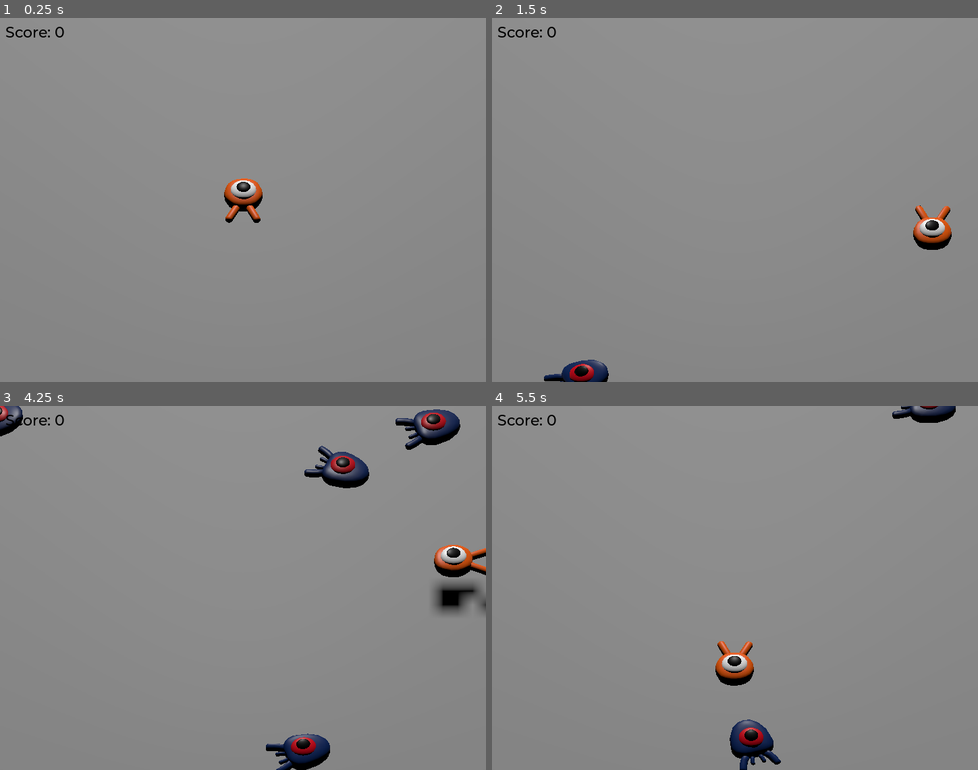
Above: before the commit, frames 1-4 (two rows, left to right).
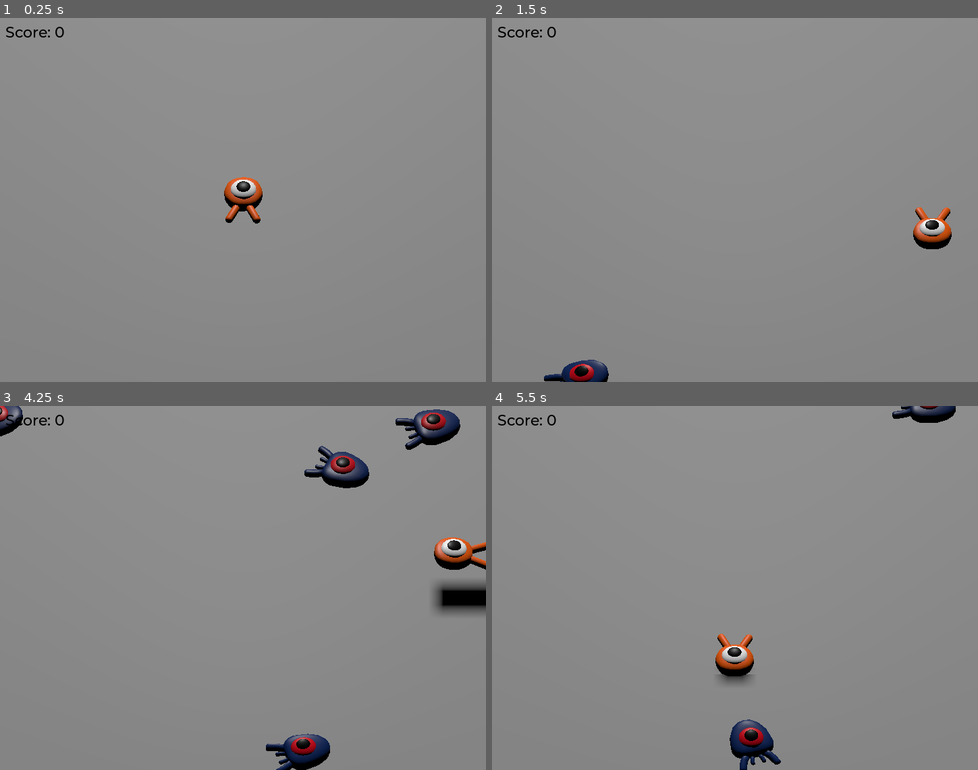
Above: after the commit, the same moments.

Repository: marleeeeeey/godot_exmples
Game: Godot game, scene res://scenes/main.tscn
Same seed, same stepped clock (60 frames per second), same inputs: the game is played once before the commit and once after it.
Inputs:
- Up to frame 1 (0.25 s): no input
- Up to frame 2 (1.5 s): tap Enter (ui_accept) at 0.5 s; hold D (move_right) 0.53-1.28 s; tap Space (jump) at 0.77 s; hold S (move_back) from 1.28 s (still down)
- Up to frame 3 (4.25 s): tap Space (jump) at 1.52, 3.02, 3.77 s; release S (move_back) at 2.03 s; hold D (move_right) 2.03-2.78 s; hold W (move_forward) 2.78-3.53 s; hold A (move_left) from 3.53 s (still down)
- Up to frame 4 (5.5 s): tap Space (jump) at 4.52 s; release A (move_left) at 5.03 s; hold S (move_back) from 5.03 s (still down)

The runs differ from the first frame. In frame 1, less than 0.1% of the frame differs, in the area x 46-55%, y 43-57%; in frame 2, 0.2%; in frame 3, 1.2%, in the area x 89-100%, y 36-58%; in frame 4, 0.9%.

Commit message:
Add initial animation to player.

Diff:
--- a/004_first_3d_game/scenes/main.tscn
+++ b/004_first_3d_game/scenes/main.tscn
@@ -113,7 +113,7 @@
 anchor_bottom = 1.0
 grow_horizontal = 2
 grow_vertical = 2
-color = Color(0.0431373, 0.00392157, 0.00392157, 1)
+color = Color(0, 0, 0, 0.576471)
 
 [node name="Label" type="Label" parent="UserInterface/Retry"]
 layout_mode = 1
--- a/004_first_3d_game/scenes/player.tscn
+++ b/004_first_3d_game/scenes/player.tscn
@@ -9,6 +9,68 @@
 [sub_resource type="CylinderShape3D" id="CylinderShape3D_4kixi"]
 height = 0.2
 radius = 1.054
+
+[sub_resource type="Animation" id="Animation_pvfip"]
+resource_name = "float"
+length = 1.2
+loop_mode = 1
+tracks/0/type = "value"
+tracks/0/imported = false
+tracks/0/enabled = true
+tracks/0/path = NodePath("Pivot/Character:position")
+tracks/0/interp = 1
+tracks/0/loop_wrap = true
+tracks/0/keys = {
+"times": PackedFloat32Array(0.3, 0.7, 1.2),
+"transitions": PackedFloat32Array(1, 1, 1),
+"update": 0,
+"values": [Vector3(0, 0, 0), Vector3(0, 0.65, 0), Vector3(0, 0.35, 0)]
+}
+tracks/1/type = "value"
+tracks/1/imported = false
+tracks/1/enabled = true
+tracks/1/path = NodePath("Pivot/Character:rotation")
+tracks/1/interp = 1
+tracks/1/loop_wrap = true
+tracks/1/keys = {
+"times": PackedFloat32Array(0.1, 0.5, 1.2),
+"transitions": PackedFloat32Array(1, 1, 1),
+"update": 0,
+"values": [Vector3(0, 0, 0), Vector3(0.139626, 0, 0), Vector3(-0.15708, 0, 0)]
+}
+
+[sub_resource type="Animation" id="Animation_56vnw"]
+length = 0.001
+tracks/0/type = "value"
+tracks/0/imported = false
+tracks/0/enabled = true
+tracks/0/path = NodePath("Pivot/Character:position")
+tracks/0/interp = 1
+tracks/0/loop_wrap = true
+tracks/0/keys = {
+"times": PackedFloat32Array(0),
+"transitions": PackedFloat32Array(1),
+"update": 0,
+"values": [Vector3(0, 0, 0)]
+}
+tracks/1/type = "value"
+tracks/1/imported = false
+tracks/1/enabled = true
+tracks/1/path = NodePath("Pivot/Character:rotation")
+tracks/1/interp = 1
+tracks/1/loop_wrap = true
+tracks/1/keys = {
+"times": PackedFloat32Array(0),
+"transitions": PackedFloat32Array(1),
+"update": 0,
+"values": [Vector3(0, 0, 0)]
+}
+
+[sub_resource type="AnimationLibrary" id="AnimationLibrary_j2r4a"]
+_data = {
+"RESET": SubResource("Animation_56vnw"),
+"float": SubResource("Animation_pvfip")
+}
 
 [node name="Player" type="CharacterBody3D"]
 transform = Transform3D(1, 0, 0, 0, 1, 0, 0, 0, 1, 0, 0.51602, 0)
@@ -33,4 +95,10 @@
 transform = Transform3D(1, 0, 0, 0, 1, 0, 0, 0, 1, 0, 0.55, -0.0564961)
 shape = SubResource("CylinderShape3D_4kixi")
 
+[node name="AnimationPlayer" type="AnimationPlayer" parent="."]
+libraries = {
+"": SubResource("AnimationLibrary_j2r4a")
+}
+autoplay = "float"
+
 [connection signal="body_entered" from="MobDetector" to="." method="_on_mob_detector_body_entered"]
Not shown: 1 places in 004_first_3d_game/scenes/player.tscn that only renumber resources
